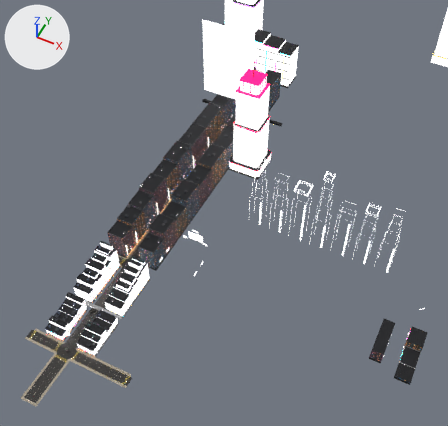
Before and after pictures for a commit that changed the glTF model public/scenes/world/world-phone.glb.
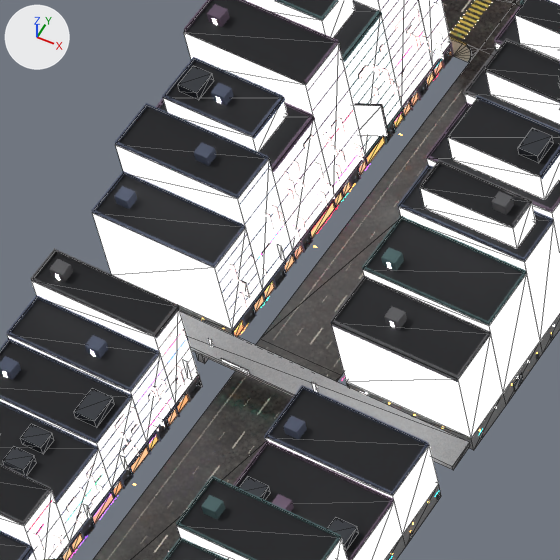
Old and new are each drawn from a 50 mm camera at (421.0, -314.0, 835.0) aimed at (133.0, 263.0, 114.0) and again close up on the part from 14% to 30% of the width and 61% to 78% of the height. Lighting does not change. The marker at upper left points along +X, +Y and +Z. The older version's two pictures come first. The close-ups show mesh edges as thin lines. Where no turn or scale is listed for an object, it has been applied to the vertices. Vertices at exactly the same position are counted once.

Objects in the first close-up: 'ad_kiroshi_far', 'avenue_asphalt', 'avenue_board_frame', 'avenue_concrete', 'avenue_facade', 'avenue_metal', 'avenue_paint', 'avenue_roof', 'avenue_shop', 'avenue_sign', 'avenue_trim', 'sign_sora' and 13 more.
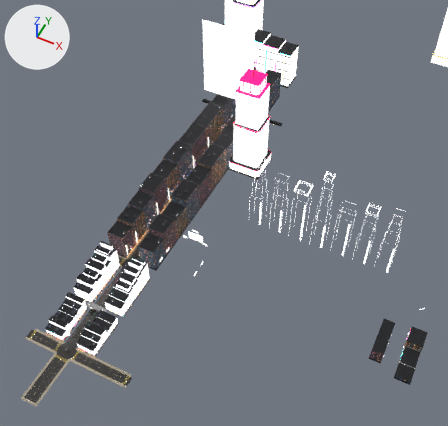
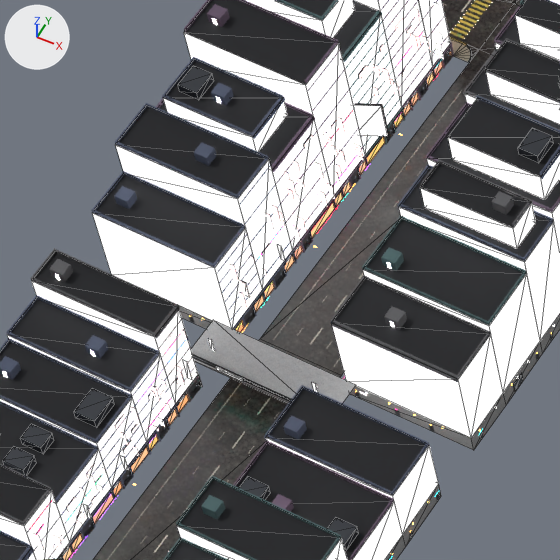
Where the newer file only moved an object's origin or applied its transform, the numbers keep the older frame.

Changed parts and their boxes (x1, y1, x2, y2) in the close-ups (560 x 560 px; the box of a moved part takes in the faces that stretch with it):
'sign_sora', moved
    before: (221, 359, 248, 374)
    after: (216, 366, 243, 381)
part 1 of me_ncw_avenue_concrete_0, deleted (mostly hidden)
    before: (196, 353, 208, 364)
part 2 of me_ncw_avenue_concrete_0, moved or reshaped
    before: (180, 311, 470, 470)
    after: (191, 320, 356, 404)
part 3 of me_ncw_avenue_metal_0, added (mostly hidden)
    after: (192, 354, 291, 402)

The change in detail:
me_ncw_avenue_concrete_0 is used by ob_avenue_concrete; location (0.0, 89.0, 4.2).
me_ncw_avenue_concrete_0 had 90 vertices, 88 faces and spanned x -46.0..46.0, y -79.0..79.0, z -4.0..4.0.
me_ncw_avenue_concrete_0 now has 72 vertices, 62 faces and spans x -44.0..44.0, y -79.0..79.0, z -4.0..4.0.
me_ncw_avenue_concrete_0 part 1: the loose piece of 8 vertices spanning x -18.0..-17.0, y -10.0..-8.0, z -4.0..3.0 is deleted.
me_ncw_avenue_concrete_0 part 2: 2 vertices moved from x 46.0, y -6.0, z 3.0..4.0 to x 18.0, y -14.0, z 3.0..4.0; 6 vertices removed from x -46.0..46.0, y -12.0..-6.0, z 3.0..4.0; 4 vertices added at x -18.0..18.0, y -14.0..-4.0, z 3.0..4.0.
Other edits to the shape of me_ncw_avenue_concrete_0 do not show in these pictures.
me_ncw_avenue_metal_0 is used by ob_avenue_metal; location (0.0, 84.5, 35.4).
Verts and faces of me_ncw_avenue_metal_0; kept vertices keep their numbers, new ones are numbered from 96.
me_ncw_avenue_metal_0 had 96 vertices, 120 faces and spanned x -41.8..41.8, y -72.3..72.3, z -19.4..19.4.
me_ncw_avenue_metal_0 now has 104 vertices, 126 faces and spans x -41.8..41.8, y -72.3..72.3, z -26.9..19.4.
Part 3, on me_ncw_avenue_metal_0:
New vertex 96 is at (-17.5, -9.5, -25.8).
New vertex 97 is at (-17.5, -9.4, -25.8).
New vertex 98 is at (-17.5, -9.4, -26.9).
New vertex 99 is at (-17.5, -9.5, -26.9).
New vertices 100 to 103 stand at vertices 96 to 99, in that order, plus (35.0, 0.0, 0.0).
New faces: (96, 100, 101), (96, 101, 97), (97, 101, 102), (97, 102, 98), (99, 103, 100), (96, 99, 100).
Object 'sign_sora' (ob_sign_sora) moves from (-6.0, 76.7, 9.2) to (-6.0, 74.7, 9.2).
